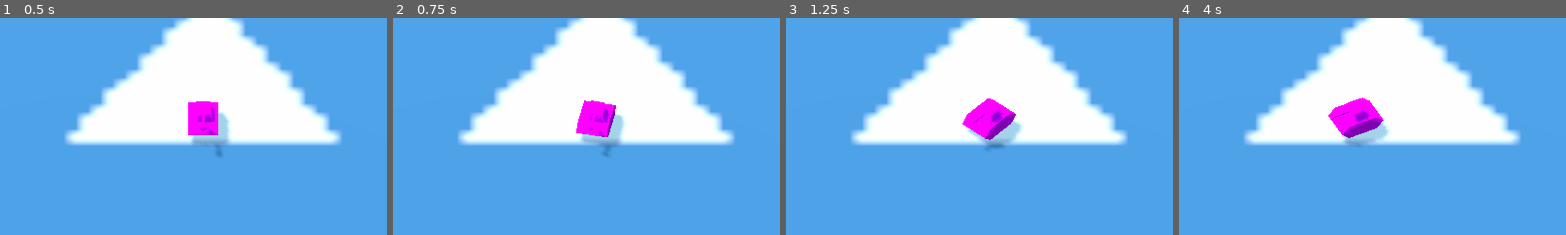
Above: before the commit, frames 1-4 (left to right).
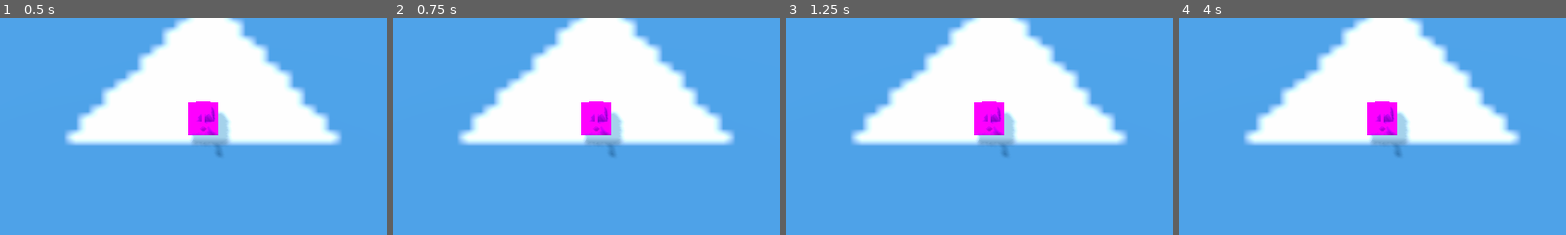
Above: after the commit, the same moments.

Repository: Hasnep/combatanks
Game: Godot game, scene res://World.tscn
Same seed, same stepped clock (60 frames per second), same inputs: the game is played once before the commit and once after it. The engine's default icon, where the game draws it, is replaced by a stand-in: a white triangle on a blue panel in a dark square.
Inputs:
- Up to frame 1 (0.5 s): no input
- Up to frame 2 (0.75 s): tap Enter at 0.5 s; hold Right (turn_right, bound only before the commit) from 0.53 s (still down)
- Up to frame 3 (1.25 s): keep holding Right (turn_right, bound only before the commit)
- Up to frame 4 (4 s): release Right (turn_right, bound only before the commit) at 1.28 s; hold Down (move_backward, bound only before the commit) 1.28-2.03 s; tap Space at 2 s; hold Right (turn_right, bound only before the commit) 2.03-2.78 s; hold Up (move_forward, bound only before the commit) 2.78-3.53 s; hold Left (turn_left, bound only before the commit) from 3.53 s (still down)
The pictures show only the part of the screen within x 24-74%, y 10-60%; the shares and areas given below are measured in that part.

Frame 1 is identical in both runs. In frame 2, 0.7% of the frame differs, in the area x 47-61%, y 37-64%; in frame 3, 1.2%; in frame 4, 3.4%, in the area x 38-60%, y 36-64%.

Commit message:
Change keyboard keys

Diff:
--- a/project.godot
+++ b/project.godot
@@ -27,22 +27,22 @@
 
 [input]
 
-move_forward={
+move_up={
 "deadzone": 0.5,
 "events": [ Object(InputEventKey,"resource_local_to_scene":false,"resource_name":"","device":0,"alt":false,"shift":false,"control":false,"meta":false,"command":false,"pressed":false,"scancode":16777232,"unicode":0,"echo":false,"script":null)
  ]
 }
-move_backward={
+move_down={
 "deadzone": 0.5,
 "events": [ Object(InputEventKey,"resource_local_to_scene":false,"resource_name":"","device":0,"alt":false,"shift":false,"control":false,"meta":false,"command":false,"pressed":false,"scancode":16777234,"unicode":0,"echo":false,"script":null)
  ]
 }
-turn_left={
+move_left={
 "deadzone": 0.5,
 "events": [ Object(InputEventKey,"resource_local_to_scene":false,"resource_name":"","device":0,"alt":false,"shift":false,"control":false,"meta":false,"command":false,"pressed":false,"scancode":16777231,"unicode":0,"echo":false,"script":null)
  ]
 }
-turn_right={
+move_right={
 "deadzone": 0.5,
 "events": [ Object(InputEventKey,"resource_local_to_scene":false,"resource_name":"","device":0,"alt":false,"shift":false,"control":false,"meta":false,"command":false,"pressed":false,"scancode":16777233,"unicode":0,"echo":false,"script":null)
  ]
